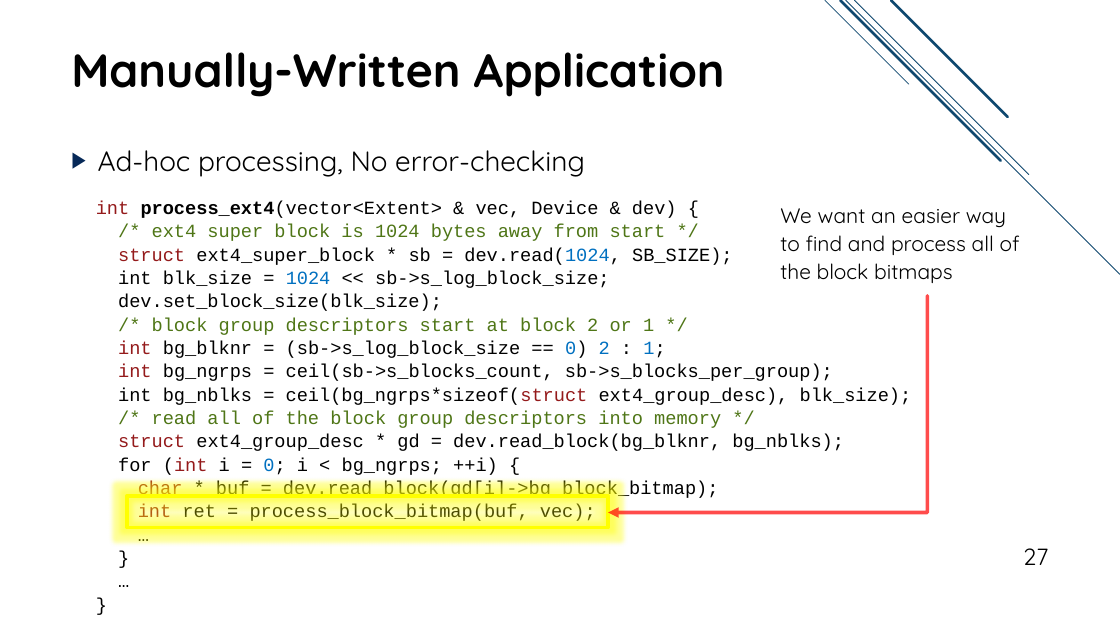
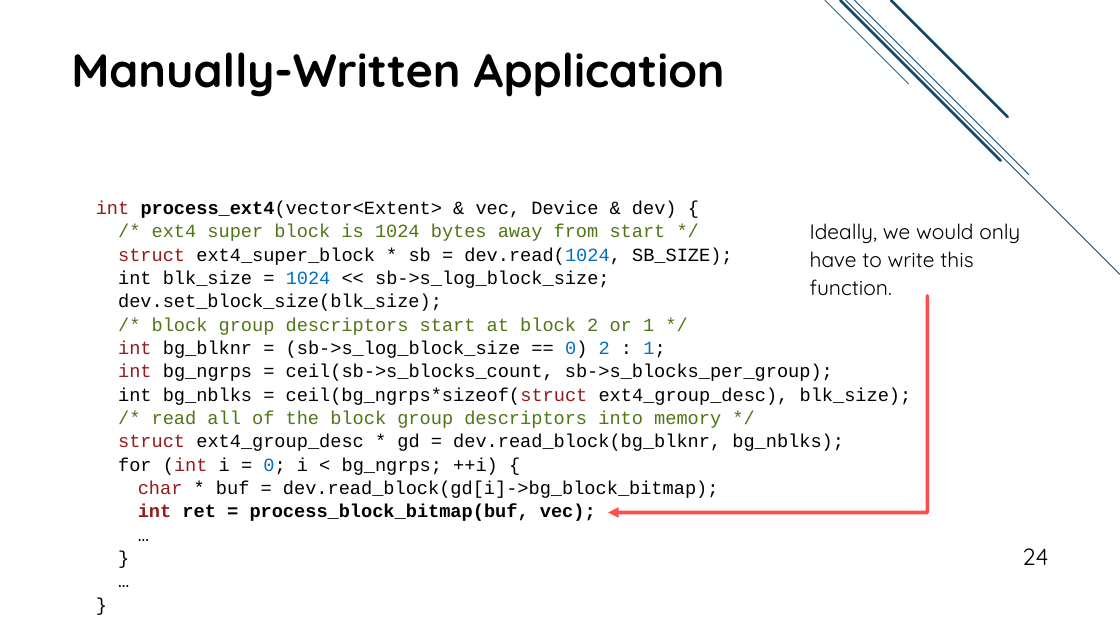
Before and after one commit to jacksun007/spiffy-paper, a slide deck: slide 24 of talk/spiffy_talk.pptx (slide 27 before the commit). Drawn at 1120x630 pixels with LibreOffice and Linux fonts; fonts in the diff are those of the drawing. Boxes give left, top, right and bottom in pixels: in the first picture for what was removed or moved away, otherwise in the second. Text is boxed around its words. In the diff, an @@ line names an element or a change of style, - is before the commit and + after.

```diff
--- a/talk/spiffy_talk.pptx
+++ b/talk/spiffy_talk.pptx
@@ text removed at <box>98,150,585,177</box> @@
-▶ Ad-hoc processing, No error-checking
@@ text at <box>810,223,1020,296</box>: text changed @@
-We want an easier way to find and process all of the block bitmaps
+Ideally, we would only have to write this function.
@@ rectangle removed at <box>127,496,608,528</box> @@
@@ text at <box>138,504,596,521</box>: bold on in "int ret = process_block_bitmap(buf, vec);" @@
@@ page number at <box>1022,548,1048,565</box>: text changed @@
-27
+24
```
Also in this commit, not shown: 24 other slides changed, 3 slides added, 2 slides removed.
